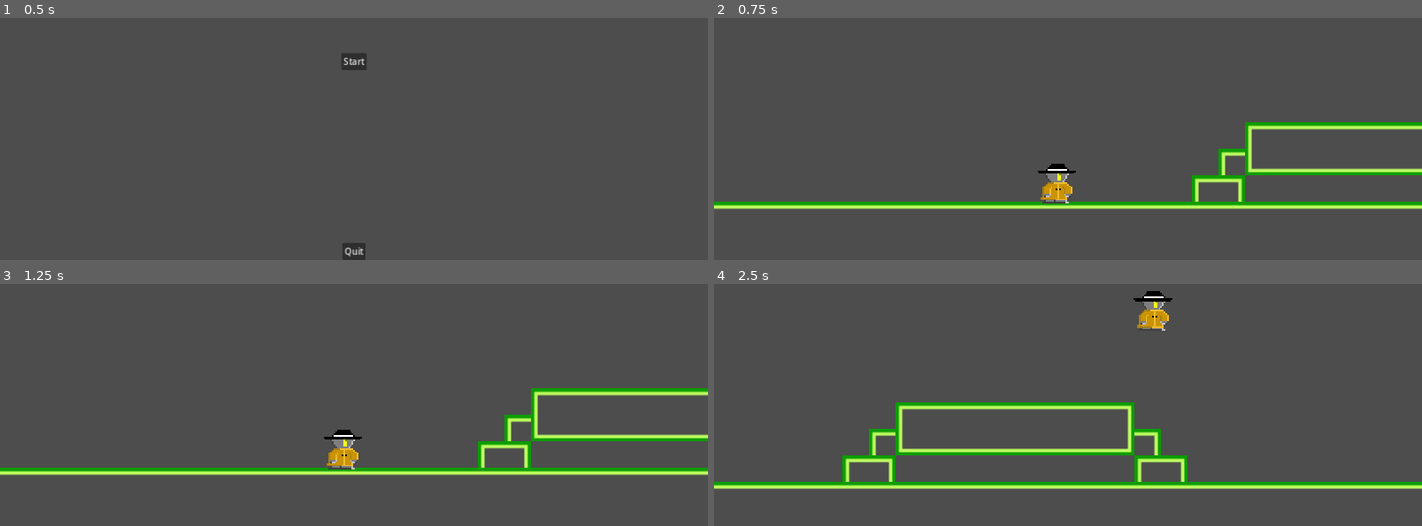
Above: before the commit, frames 1-4 (two rows, left to right).
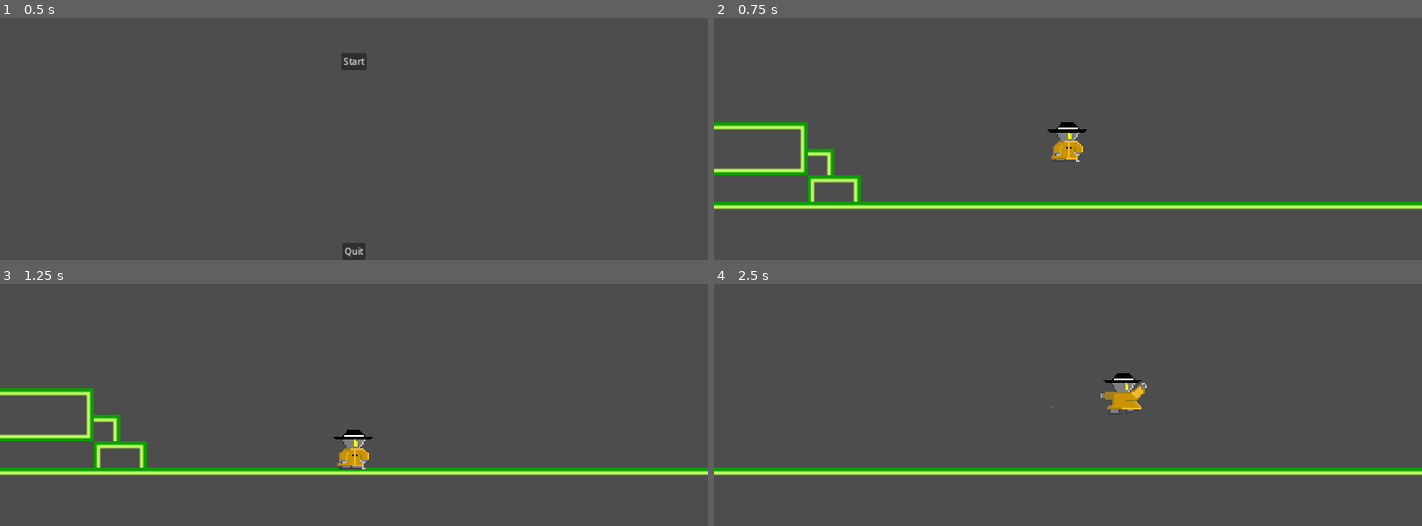
Above: after the commit, the same moments.

Repository: cooleast12/cyberdefender
Game: Godot game, scene res://dubs.tscn
Two runs of this game, one before a commit and one after it. Both use one fixed random seed, a clock stepped at 60 frames per second and the inputs below.
Inputs:
- Up to frame 1 (0.5 s): no input
- Up to frame 2 (0.75 s): click "Start" at 0.5 s
- Up to frame 3 (1.25 s): no input
- Up to frame 4 (2.5 s): tap Enter at 1.25 s; hold D (move_right) from 1.28 s (still down); tap Tab (dash) at 1.35, 2.3 s; tap Space (jump) at 1.52, 1.55, 1.82, 2.1, 2.27 s

Frame 1 is identical in both runs. In frame 2, 5.0% of the frame differs, in the area x 0-100%, y 43-77%; in frame 3, 4.5%; in frame 4, 11%, in the area x 0-100%, y 2-85%.

Commit message:
Add files via upload

Diff:
--- a/Real Godot Files/movementtest.tscn
+++ b/Real Godot Files/movementtest.tscn
@@ -1,7 +1,10 @@
-[gd_scene load_steps=11 format=3 uid="uid://eovnpj1s5y8m"]
+[gd_scene load_steps=19 format=3 uid="uid://eovnpj1s5y8m"]
 
 [ext_resource type="Texture2D" uid="uid://vcbsfwimwsqi" path="res://art/Full_Designs_v5.png" id="2_fpu8n"]
 [ext_resource type="Script" path="res://realcharmovement.gd" id="2_i4yc1"]
+[ext_resource type="Texture2D" uid="uid://chltcpt4vsir3" path="res://art/Full_Designs_v7.png" id="3_nhbtv"]
+[ext_resource type="Texture2D" uid="uid://nbggico3sek5" path="res://art/Full_Designs_v7 (1).png" id="4_0ur2o"]
+[ext_resource type="PackedScene" path="res://enemy.tscn" id="5_mbxwr"]
 
 [sub_resource type="TileSetAtlasSource" id="TileSetAtlasSource_v6xx1"]
 texture = ExtResource("2_fpu8n")
@@ -246,48 +249,99 @@
 physics_layer_0/collision_layer = 1
 sources/1 = SubResource("TileSetAtlasSource_v6xx1")
 
+[sub_resource type="AtlasTexture" id="AtlasTexture_0lrlv"]
+atlas = ExtResource("3_nhbtv")
+region = Rect2(160, 64, 32, 32)
+
 [sub_resource type="AtlasTexture" id="AtlasTexture_kskiv"]
 atlas = ExtResource("2_fpu8n")
 region = Rect2(64, 32, 32, 32)
 
-[sub_resource type="AtlasTexture" id="AtlasTexture_cph13"]
-atlas = ExtResource("2_fpu8n")
+[sub_resource type="AtlasTexture" id="AtlasTexture_p2w1v"]
+atlas = ExtResource("3_nhbtv")
+region = Rect2(224, 32, 32, 32)
+
+[sub_resource type="AtlasTexture" id="AtlasTexture_yrx0n"]
+atlas = ExtResource("3_nhbtv")
 region = Rect2(128, 32, 32, 32)
 
-[sub_resource type="AtlasTexture" id="AtlasTexture_fm74v"]
-atlas = ExtResource("2_fpu8n")
-region = Rect2(192, 32, 32, 32)
-
-[sub_resource type="AtlasTexture" id="AtlasTexture_nas2v"]
-atlas = ExtResource("2_fpu8n")
-region = Rect2(224, 32, 32, 32)
+[sub_resource type="AtlasTexture" id="AtlasTexture_a37m4"]
+atlas = ExtResource("3_nhbtv")
+region = Rect2(96, 32, 32, 31)
+
+[sub_resource type="AtlasTexture" id="AtlasTexture_547tb"]
+atlas = ExtResource("4_0ur2o")
+region = Rect2(192, 0, 32, 32)
 
 [sub_resource type="SpriteFrames" id="SpriteFrames_24syp"]
 animations = [{
 "frames": [{
 "duration": 1.0,
+"texture": SubResource("AtlasTexture_0lrlv")
+}, {
+"duration": 1.0,
+"texture": SubResource("AtlasTexture_0lrlv")
+}, {
+"duration": 1.0,
+"texture": SubResource("AtlasTexture_0lrlv")
+}, {
+"duration": 1.0,
+"texture": SubResource("AtlasTexture_0lrlv")
+}, {
+"duration": 1.0,
+"texture": SubResource("AtlasTexture_0lrlv")
+}],
+"loop": true,
+"name": &"dash",
+"speed": 5.0
+}, {
+"frames": [{
+"duration": 1.0,
 "texture": SubResource("AtlasTexture_kskiv")
 }],
 "loop": true,
-"name": &"Idle",
+"name": &"idle",
 "speed": 1.0
 }, {
 "frames": [{
 "duration": 1.0,
-"texture": SubResource("AtlasTexture_cph13")
-}, {
-"duration": 1.0,
-"texture": SubResource("AtlasTexture_fm74v")
-}, {
-"duration": 1.0,
-"texture": SubResource("AtlasTexture_nas2v")
+"texture": SubResource("AtlasTexture_p2w1v")
+}, {
+"duration": 1.0,
+"texture": SubResource("AtlasTexture_yrx0n")
+}],
+"loop": true,
+"name": &"jump",
+"speed": 5.0
+}, {
+"frames": [{
+"duration": 1.0,
+"texture": SubResource("AtlasTexture_a37m4")
+}, {
+"duration": 1.0,
+"texture": SubResource("AtlasTexture_547tb")
 }],
 "loop": false,
-"name": &"default",
-"speed": 9.0
+"name": &"walk",
+"speed": 5.0
 }]
 
 [sub_resource type="RectangleShape2D" id="RectangleShape2D_lpyhd"]
+
+[sub_resource type="Gradient" id="Gradient_8sy3m"]
+colors = PackedColorArray(1, 1, 1, 0, 1, 1, 1, 1)
+
+[sub_resource type="GradientTexture1D" id="GradientTexture1D_pvp6x"]
+gradient = SubResource("Gradient_8sy3m")
+
+[sub_resource type="ParticleProcessMaterial" id="ParticleProcessMaterial_kgjpb"]
+particle_flag_disable_z = true
+emission_shape_scale = Vector3(0, 0, 1)
+direction = Vector3(0, -1, 0)
+initial_velocity_min = 20.0
+initial_velocity_max = 20.0
+gravity = Vector3(0, 0, 0)
+color_ramp = SubResource("GradientTexture1D_pvp6x")
 
 [node name="Node2D" type="Node2D"]
 position = Vector2(140, 61)
@@ -298,21 +352,25 @@
 format = 2
 layer_0/tile_data = PackedInt32Array(1769467, 655361, 8, 1835003, 720897, 1610612744, 1900539, 720897, 1610612744, 1966 …(2470 unchanged characters)…
 
+[node name="enemy" parent="TileMap" instance=ExtResource("5_mbxwr")]
+position = Vector2(229, 398)
+
 [node name="CharacterBody2D" type="CharacterBody2D" parent="."]
-position = Vector2(-322, 84)
+position = Vector2(95, 50)
 script = ExtResource("2_i4yc1")
 
 [node name="AnimatedSprite2D" type="AnimatedSprite2D" parent="CharacterBody2D"]
 texture_filter = 1
-position = Vector2(388, 254)
+position = Vector2(385, 254)
 sprite_frames = SubResource("SpriteFrames_24syp")
+animation = &"dash"
 
 [node name="CollisionShape2D" type="CollisionShape2D" parent="CharacterBody2D"]
 position = Vector2(385.5, 254)
 shape = SubResource("RectangleShape2D_lpyhd")
 
 [node name="Camera2D" type="Camera2D" parent="CharacterBody2D"]
-position = Vector2(385, 261)
+position = Vector2(386, 254)
 zoom = Vector2(3, 3)
 limit_left = 0
 limit_top = 0
@@ -325,4 +383,10 @@
 wait_time = 0.5
 one_shot = true
 
+[node name="GPUParticles2D" type="GPUParticles2D" parent="CharacterBody2D"]
+show_behind_parent = true
+position = Vector2(385, 264)
+emitting = false
+process_material = SubResource("ParticleProcessMaterial_kgjpb")
+
 [connection signal="timeout" from="CharacterBody2D/DashCoolDown" to="CharacterBody2D" method="_on_timer_timeout"]
--- a/Real Godot Files/realcharmovement.gd
+++ b/Real Godot Files/realcharmovement.gd
@@ -1,25 +1,37 @@
 extends CharacterBody2D
 
+@onready var particles = $GPUParticles2D
+
 const SPEED = 100.0
-const JUMP_VELOCITY = -400.0
+const JUMP_VELOCITY = -300.0
+var jump_count = 0
 
 var gravity = ProjectSettings.get_setting("physics/2d/default_gravity")
 
-const DASH = 1000
+const DASH = 800
 var dash_is_ready: bool = true
 var dashing: bool = false
 var dashDirection = Vector2(1, 0)
 
 
+
 func _physics_process(delta):
 	if not is_on_floor() and !dashing:
 		velocity.y += gravity * delta
+	if is_on_floor():
+		jump_count = 0
 
 	if Input.is_action_just_pressed("jump") and is_on_floor():
 		velocity.y = JUMP_VELOCITY
+		jump_count = jump_count + 1
+
 
 	if Input.is_action_just_released("jump") and velocity.y < 0:
 		velocity.y = JUMP_VELOCITY / 2
+
+	if Input.is_action_just_pressed("jump") and !is_on_floor() and jump_count < 2:
+		velocity.y = JUMP_VELOCITY
+		jump_count = jump_count + 1
 
 
 	var direction = Input.get_axis("move_left", "move_right")
@@ -27,13 +39,19 @@
 		velocity.x = direction * SPEED
 		if velocity.x<0:
 			$AnimatedSprite2D.flip_h = true
-			$AnimatedSprite2D.play("default")
+			$AnimatedSprite2D.play("walk")
 		if velocity.x>0:
 			$AnimatedSprite2D.flip_h = false
-			$AnimatedSprite2D.play("default")
+			$AnimatedSprite2D.play("walk")
 	else:
 		velocity.x = move_toward(velocity.x, 0, SPEED / 2)
-		$AnimatedSprite2D.play("Idle")
+		$AnimatedSprite2D.play("idle")
+
+	if jump_count >= 1:
+		if $AnimatedSprite2D.flip_h:
+			$AnimatedSprite2D.play("jump")
+		if !$AnimatedSprite2D.flip_h:
+			$AnimatedSprite2D.play("jump")
 
 	if Input.is_action_just_pressed("dash") and dash_is_ready:
 		if $AnimatedSprite2D.flip_h:
@@ -41,17 +59,16 @@
 		if !$AnimatedSprite2D.flip_h:
 			dashDirection = Vector2(1, 0)
 
+		particles.emitting = true
 		velocity = dashDirection.normalized() * DASH
 		dash_is_ready = false
 		dashing = true
 		await get_tree().create_timer(0.2).timeout
 		dashing = false
+		particles.emitting = false
 		$DashCoolDown.start()
 
 	move_and_slide()
 
-
-
-
 func _on_timer_timeout():
-	dash_is_ready = true # Replace with function body.
+	dash_is_ready = true
Binary file added: Real Godot Files/art/Full_Designs_v7 (1).png
Not shown, added: Real Godot Files/art/Full_Designs_v7 (1).png.import
Binary file added: Real Godot Files/art/Full_Designs_v7.png
Not shown, added: Real Godot Files/art/Full_Designs_v7.png.import
Binary file added: Real Godot Files/art/Projectiles_01_CD.png
Not shown, added: Real Godot Files/art/Projectiles_01_CD.png.import
